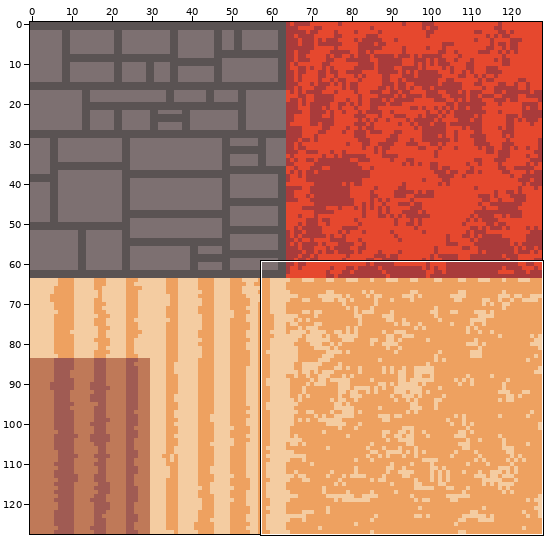
Two versions of one sprite sheet, assets/visual/grain_bin/spr_grain_bin_uv_texture.png. Above, an overview of the earlier version with the close-up marked.
Close-up. As it was:
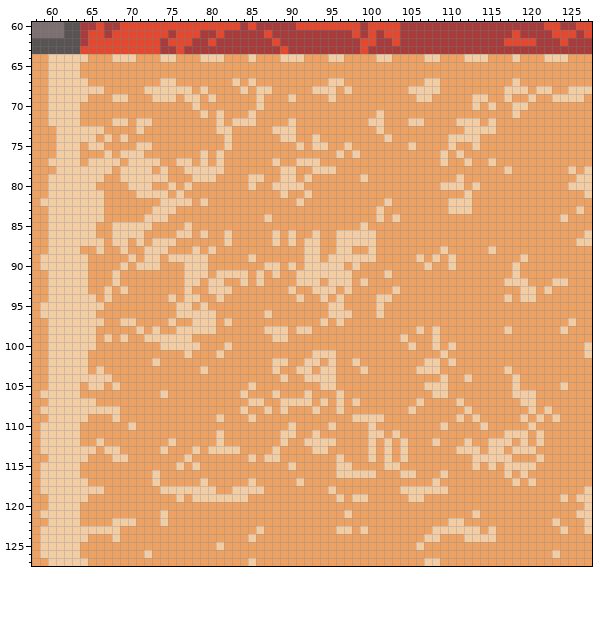
The file is 128x128 pixels. Shown: x 58..127, y 60..127.
After:
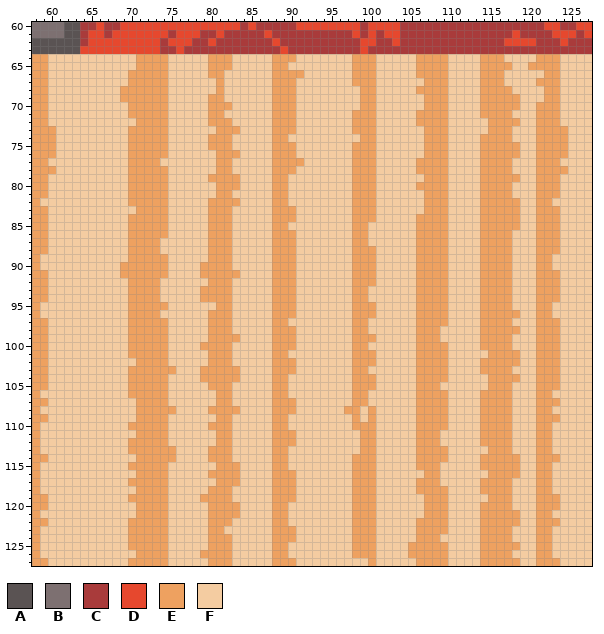
Palette (. is transparent): A #5a5353  B #7d7071  C #a93b3b  D #e6482e  E #eea160  F #f4cca1
What changed:
Changed rows in their new state; - is an unchanged pixel.
first column x 64:
 64 -FFF------E-FFF-EE-FF-FF-EE-FFF--F-----FFF-EE-FF--E--F-FF-EE-FFF
 65 FFFFFFF----FFFFF---FFFFF--FFFFFFFF---FFFFF----FFFF----FF----FFFF
 66 FFFFFF-----FFFFF--FFFFFF----FFFFFF---FFFFF----FFFF---FFFFF--FFFF
 67 -FFFFF----E-FFFFF-F-F-FF---FFFF--F---FFFFFFEE-FFFF---F-FF---FFFF
 68 ---FF---EEE---F-F-FF-F-----FF---F-F--FFFF-EEE-FFFF---E--F-E-F---
 69 -FFF-E---EE-F--FE-FFFF-F--EFFFF-FFF--FFFFF-E--FFF-E--E-F-F-E---F
 70 FFFFFF-----FFF-F---FFF-F---FFFFFFFF--FFFFFF---FFF--E--E-F---FFFF
 71 FFFFFF-----FFFF--EFFF-FF---FFFFFFF----FFFF----FFFF-----FF---FFFF
 72 FFFF--FEE--FFFFF-E----FF--EFFFFFFF--E-FFF-E---F---FE---FF---FFFF
 73 ---FFF-E---FFFFFFEE-FFFFEEEFFFFFFF----FFFFF---FF---E--FFF----FFF
 74 --F-F------FFFFF--EFFFFF-E-FF-FFFFF--F-FFFF-----------FFF----FFF
 75 F--FFF-EE--FFFFF--EFFFFF----F--FF----FFFF-F----FF------FF----FFF
 76 FFF-F-EE---FFFF-FE--FFFF---FFFFF-FE--FFFFFF--EF-FF-----FF----FFF
 77 F----FEEEEFF--F-FE-FFFFFE--E--FFFF---FFFFF---EFF-F-E--FFF---FFFF
 78 ----F-EEE-EFF----E-FFFFF-EEFF---FF---FFFFF----FFFF---EFFF-----F-
 79 ---FF-EEEEEFFF--E---F--F-E-F-FFFFF-E-FFFFFF---F-FF-----FF---FF--
 80 --FFFFEEE---F-FFF---F-FFEE--FFFFFF---FFFFF---E--F-----FFF---F---
 81 ---FFF-EEEEF-FFFF--FFFFF-EFF-FFFFF---FFFFFF---FF-F----FFF---FFF-
 82 ---FFF----E---F-----FFFF--F-FFFFFF---F-FFFF------F-----FF--FFFFF
 83 ---FFFF--EE-FFFF---FFFFF---FFFFFFF----FFFFF------F-----FF---FF-F
 84 ---FFF--EEEFFFFF---FFFF----FFFFFFF----F-FF----FFFF-----FF----FFF
 85 --FF--EEE--FF-FF---FFFFF--FFFFFFFF-EFFFFFF----FFFF-----FF---FFFF
 86 --FF--EE---F--F---EFFFFFE-EFF-FF--EE-FFFFF----FFFF----FFF---FFF-
 87 ---F---E-E--FFFF--EFFFFFE-EF--FF--EE-FFFFF----FFFF----FFF---FF--
 88 FF-FF---EE-FFF-FE--FFFFF---F--FF----EFFFFF---EFFFF-E--FFF---FFFF
 89 -FFFFFE-EE---------FF-FF---F--F---EEEFFFFFE-E--FFF----F-F--FFFFF
 90 -FFFFE-EEE-FF--E---FFFF-E-EF-----FE--FFFFF-E---FFF-----FF--FFFFF
 91 -FFF-------FF--E-EEE-F-FE------------F-FFF----FFFF-----FF---FFFF
 92 -FFF-F----FFF--FEE-F-F-F------F----E-FFFFF----FFFF---E--F--E-FFF
 93 -FF-F-----FFF-F-EEEFFFFF--EFF---F---FFF-FF----FFFF----F---E-FFFF
 94 --F-FF----F-F----E-FFFFF----FF-F-F--F--FFF----FFFF---EF-----FFFF
 95 ---FFF-----F--F-F--FFFFF---FFFF--F----FFFF----FFFF----FFF--FFFFF
 96 --FFFF----FF----E--FFFF----FFFF-------FFFF----FFFF-----FF--FFFFF
 97 ---FF-E-----FF--E-EFFFFF--FFFF-F-F--FFFFFF----FFFF----FFF---F-FF
 98 --FFFF-E-E-F----E--FFFF-EE---FFFFF--FFFFFFE-EFFFFF---E-FF----FFF
 99 --F-F---EEE---FF----FFFFEE-FFFFFFF---FFF-F--EFFFFF----FFF---FFFF
100 --FFFF----E-------EFFFFF---FFFFFFF--FFFFF---E--FFF----FFF---FFF-
101 -FFFFF-----FF-FF-E-FFFFF--FFF---FF---FFFFF---EFFFFF----FF---FFF-
102 -FFFFFF--E-FFFFF---FFFFFEE-F--F-FFE--FFFFF-EE--FFF-----FF---FFFF
103 -F-FFF------FFFE----FFFFE----F--FF-EFFFFFFEEE-FFFF---EFFF---FFFF
104 ----FF-----FFFF-----FFFF-EFF----FF---FFFFF---EFF-FF---EFF---FFFF
105 F--F-F-----FFFFF---FF-FF--FFFF--FF---FFFFF-EE-FFFFF----FF----FFF
106 FFFFFF----EFFFFFF--F-FFFE-FF-FFF-F--FFFFFF--EEFFFF---------FFFFF
107 --FFFFF----FFFFFF--FF--F-EE--F-F-FE-FFFFFFE---F-FF----F-----FFFF
108 -----FF-----FFFF-----FF--E-FF-FF---F-FFFF-----FF-F----FF--EFFFFF
109 -FFF-FF----FFFFFFE-FF-FF--FFFFFFFFE-E-FFFF----F-F-----F-FE-EFFFF
110 FFFFFFE----FFFFF---FFFFF---FFFF-FF--EFFFFF---EFFFFE---FF---FFFFF
111 FFFFFFF----FFFFFFE-FFFFF-EEFF-FFFFF-E-F-FF---FFFFF---E--FE-FFFFF
112 FF-FFF------FFFFFE-FFFFF-E-F----FFF-EF-F-F--EFFF-F-EEEF-FE-FFFFF
113 --F--F----E-FF-FEEE-FFFFE-FFF--FFFF-EF-F-F----F---FEE------FFFFF
114 -FFF--F-----F-FF---FF-F-E-FFFFFF-F--EF-F-F----FFF-EEEE-FFE--FFFF
115 FFFFFF-----F-F-FF---FFFF---FFFFF-----F--FF---FFFF--E-EE----FFFFF
116 FFFFFFF--E-FFFFF----FFFF---FFFFF--EEEFFF--F---FFFFF--E--F--FFFFF
117 -FFFFF---E-FFFF-F---F-FF----FFFFFF---FFFFF--EFFFFF-----F---FFFFF
118 ---FFFF---E-----E------F---FFFF-FF---FFF--EEEEFFFF----FFF--FFFF-
119 -FFFFF-----F-F-EEEE--FFF---FFFFF-FEE-FFFF-----FFFFF---FFF----F--
120 FFFFFFF----FFFFF----FFFF--FFFFFFFF---FFFFFF---FFFF----FFF---FFF-
121 FFFFFFF---EFFFFF----FFFF--FFFFFFF----FFFFFF---FFF------FF--FFF--
122 FFFF--E---EFFFFF---FFFFF--FFFFFFFF---FFFFF------FF-----FF--EFFF-
123 -----F-----FFFFF--FFFF-F---FFFFF---E-FFFFF--EE-----E--FFF--F-FF-
124 -FFF-F-----FFFFF---FF-FF---FFFFFFF---FFFFF-EEFFF--EE--FFF--FFFFF
125 FFFFFF-----FFFFF-E-FFFFF--FFFFFFFF---FFFF-E---FFFF-----FF--FFFFF
126 FFFFFFF-E--FFFF----FFFFF--FFFFFFFF---FFFF-----FFFF----FFF---FFFF
127 -FFFFF-----FFFFF---FF-FF---FFFFFFFFF-FFFFF-EE-FFFF-----FF---FFFF
